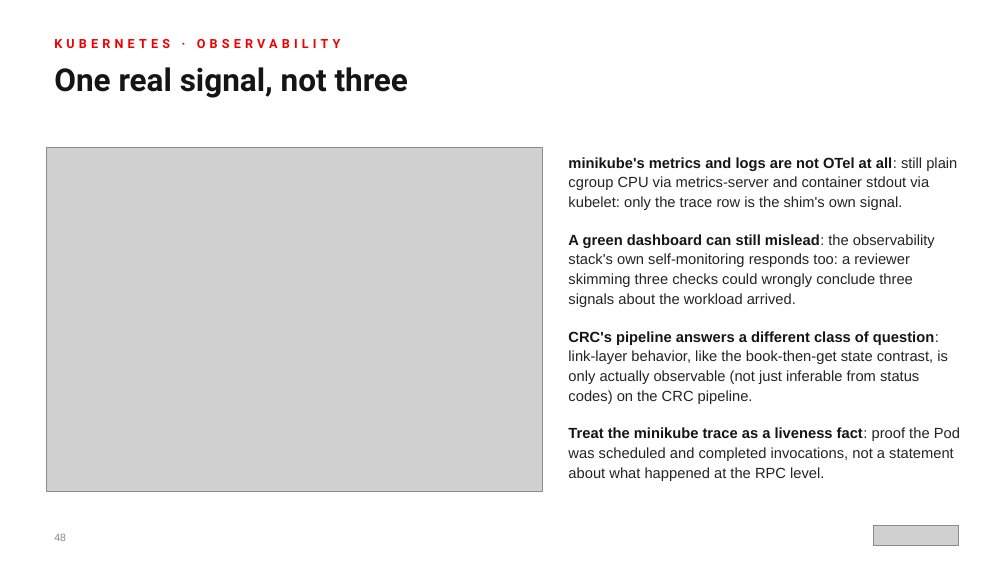
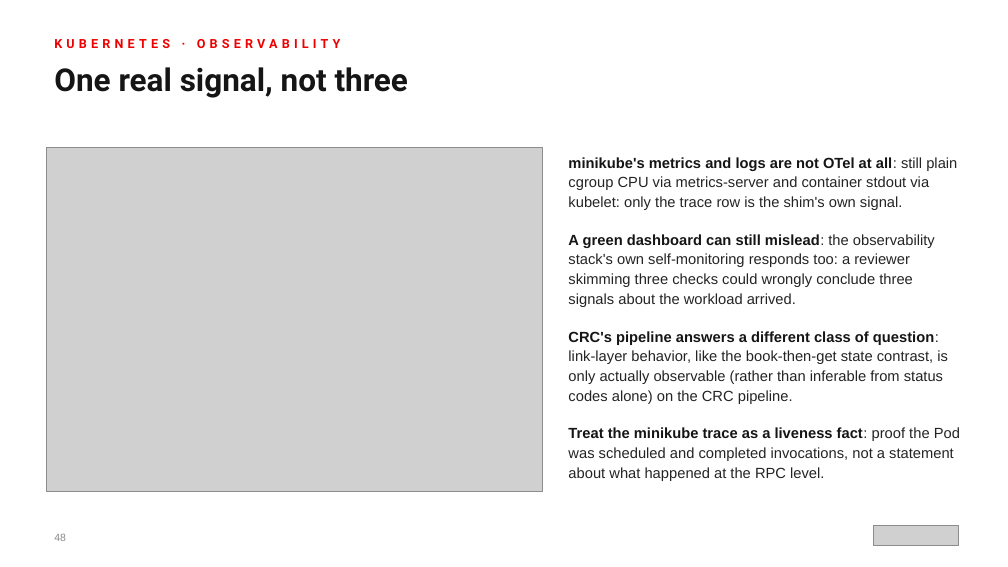
Before and after one commit to patterncatalyst/cn-patterns-and-practices-webassembly, a slide deck: slide 48 of presentation/wasm-201-rust/wasm-201-rust-r1.1.pptx. Drawn at 1008x567 pixels with LibreOffice and Linux fonts; fonts in the diff are those of the drawing; grey boxes stand for pictures. Boxes give left, top, right and bottom in pixels: in the first picture for what was removed or moved away, otherwise in the second. Text is boxed around its words. In the diff, an @@ line names an element or a change of style, - is before the commit and + after.

```diff
--- a/presentation/wasm-201-rust/wasm-201-rust-r1.1.pptx
+++ b/presentation/wasm-201-rust/wasm-201-rust-r1.1.pptx
@@ text at <box>568,331,948,404</box>: text changed @@
-● CRC's pipeline answers a different class of question: link-layer behavior, like the book-then-get state contrast, is only actually observable (not just inferable from status codes) on the CRC pipeline.
+● CRC's pipeline answers a different class of question: link-layer behavior, like the book-then-get state contrast, is only actually observable (rather than inferable from status codes alone) on the CRC pipeline.
```
Also in this commit, not shown: 9 other slides changed, 36 other files.
